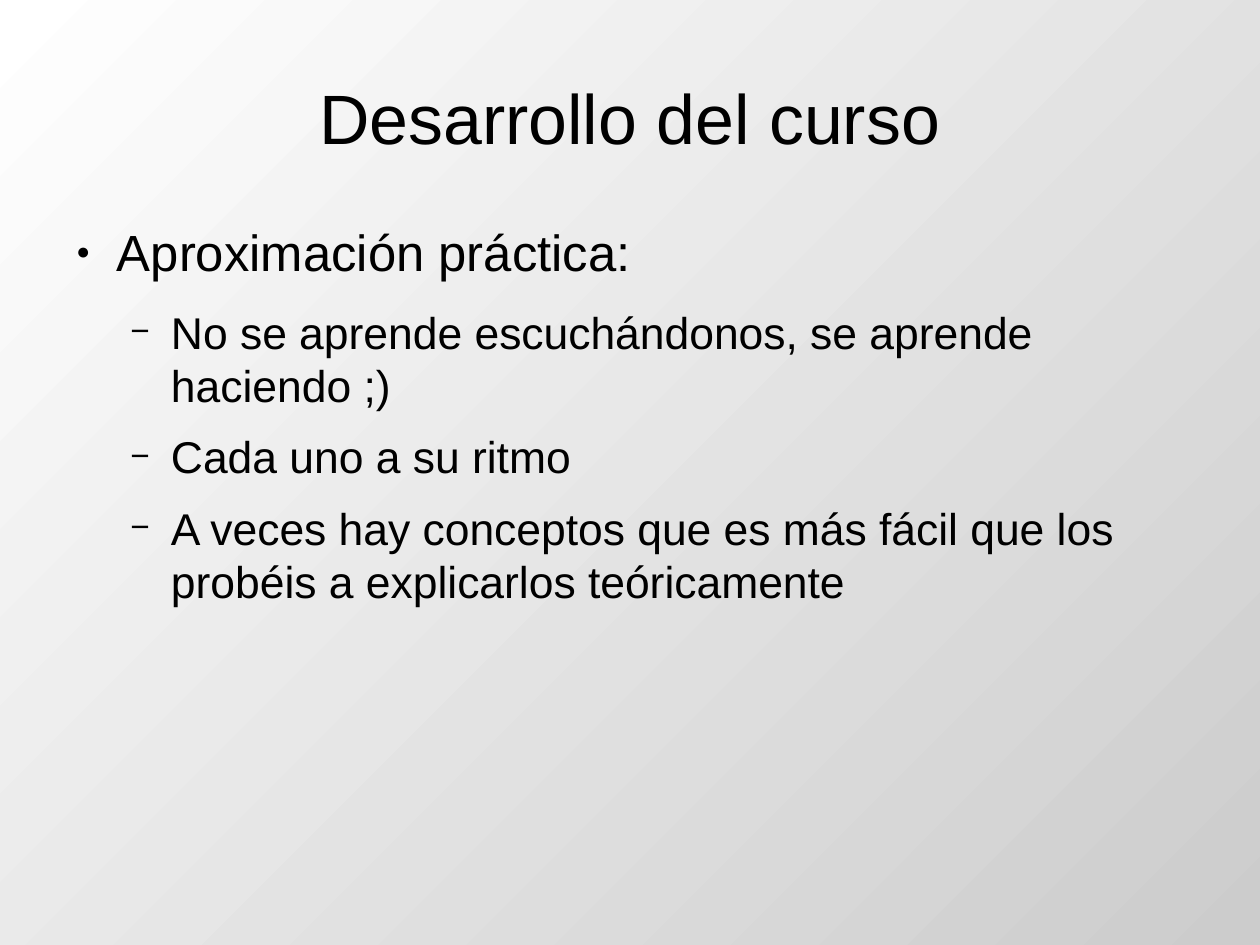
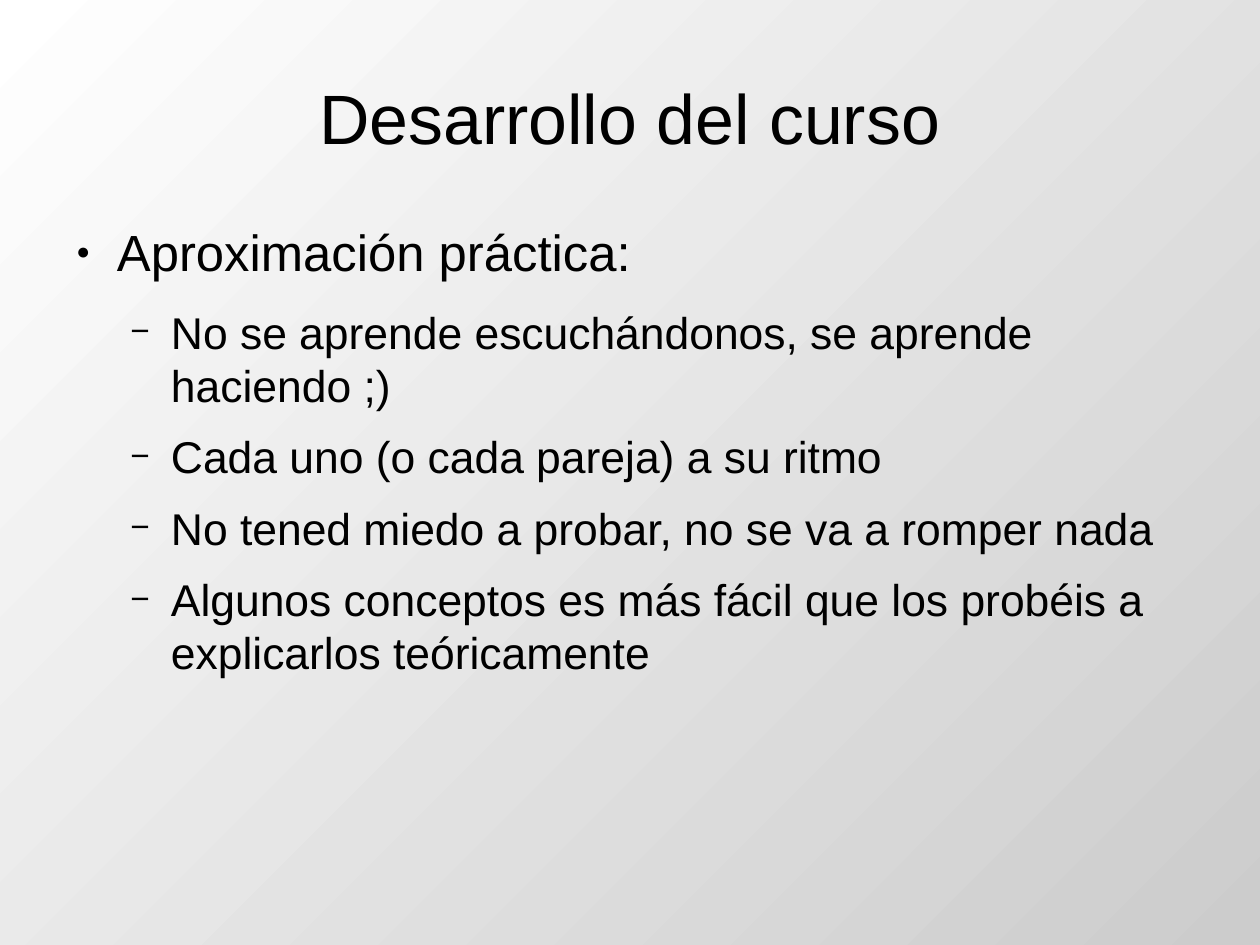
Before and after one commit to DrPantera/wikis4education, a slide deck: slide 5 of uca-2015/tema-0-Presentacion.odp. Drawn at 1260x945 pixels with LibreOffice and Linux fonts; fonts in the diff are those of the drawing. Boxes give left, top, right and bottom in pixels: in the first picture for what was removed or moved away, otherwise in the second. Text is boxed around its words. In the diff, an @@ line names an element or a change of style, - is before the commit and + after.

```diff
--- a/uca-2015/tema-0-Presentacion.odp
+++ b/uca-2015/tema-0-Presentacion.odp
@@ text at box(171, 440, 1153, 679): text changed @@
-  − Cada uno a su ritmo
-  − A veces hay conceptos que es más fácil que los probéis a explicarlos teóricamente
+  − Cada uno (o cada pareja) a su ritmo
+  − No tened miedo a probar, no se va a romper nada
+  − Algunos conceptos es más fácil que los probéis a explicarlos teóricamente
```
Also in this commit, not shown: 2 other slides changed.
